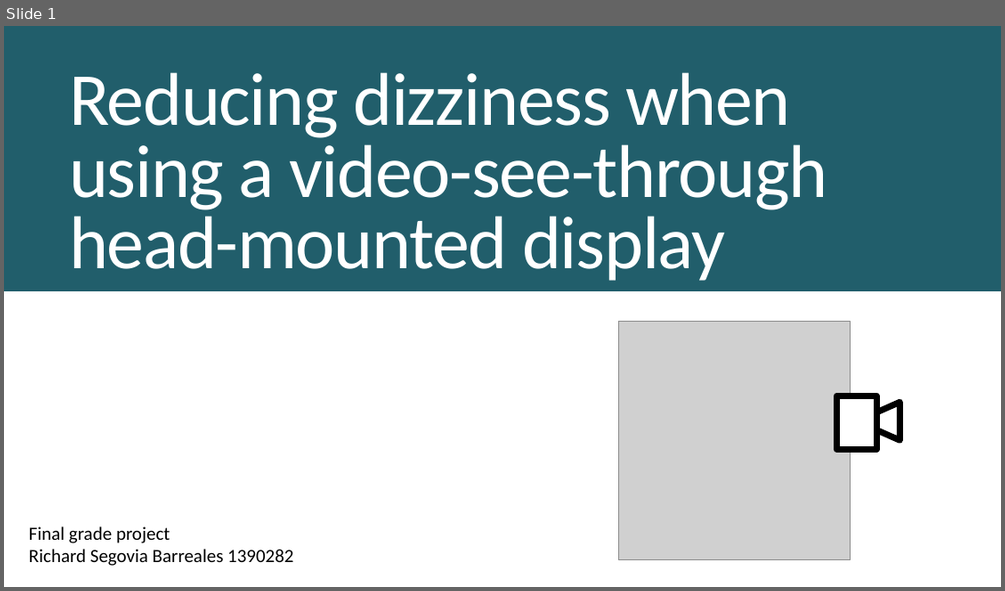
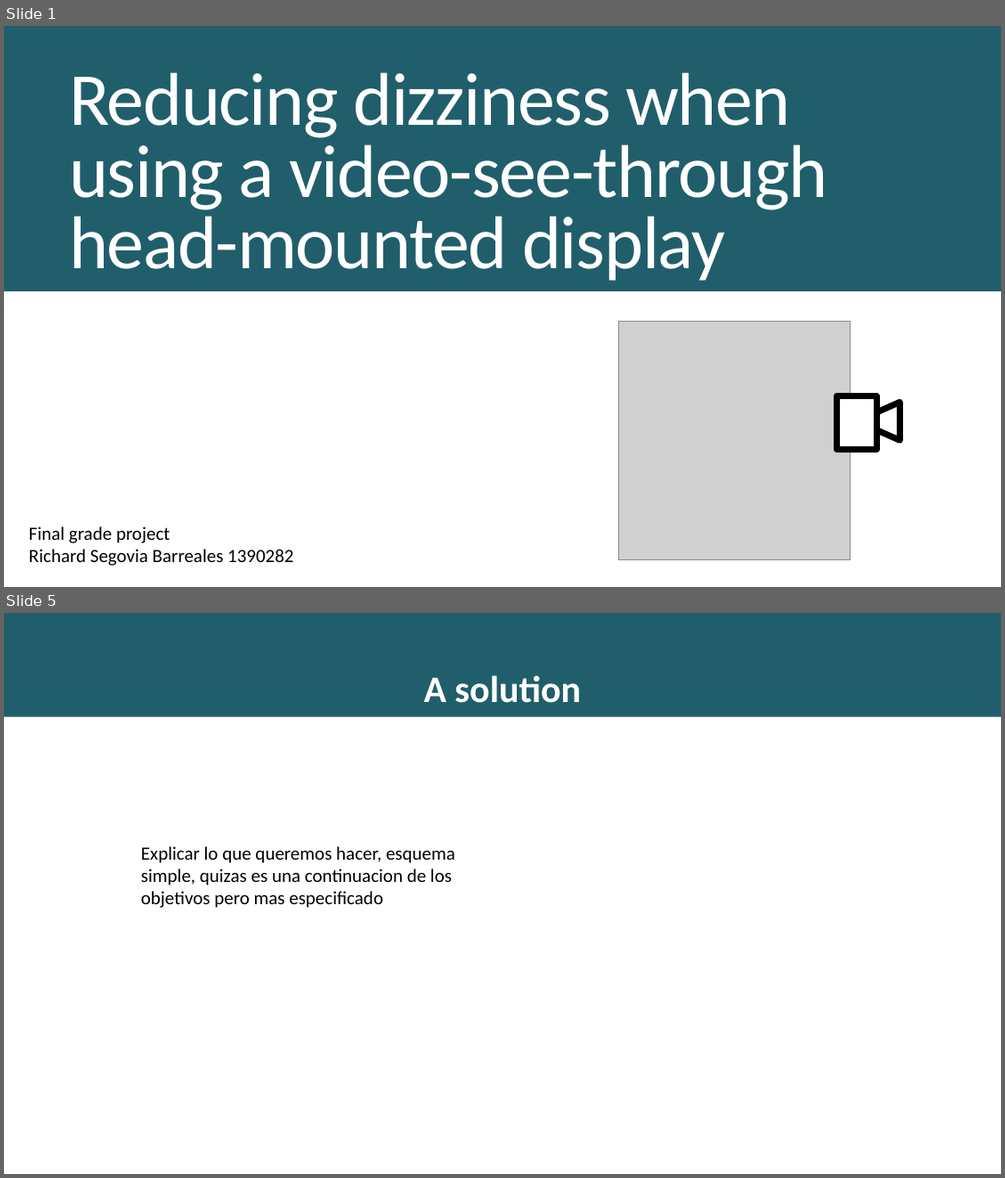
Before and after one commit to richardseba/TFG-Docs, a slide deck: Entregables/Presentacion.pptx. Shown one above the other, each under a label of ours: slide 1 before the commit, slides 1 and 5 after it; the slides between them are not shown. The pictures are 1005x591 and 1005x1178 pixels, drawn with LibreOffice and Linux fonts; fonts in the diff are those of the drawing; grey boxes stand for pictures. Boxes give left, top, right and bottom in pixels: in the first picture for what was removed or moved away, otherwise in the second. Text is boxed around its words. In the diff, an @@ line names an element or a change of style, - is before the commit and + after.

```diff
--- a/Entregables/Presentacion.pptx
+++ b/Entregables/Presentacion.pptx
@@ slide 5 added at box(4, 613, 1001, 1174), background #215E6B @@
@@ subtitle added at box(424, 675, 581, 703), 36 pt, text #FFFFFF, bold @@
+A solution
@@ rectangle added at box(4, 717, 1001, 1174), fill #FFFFFF @@
@@ text added at box(141, 846, 455, 908), 18 pt, text #000000 @@
+Explicar lo que queremos hacer, esquema simple, quizas es una continuacion de los objetivos pero mas especificado
```
Also in this commit, not shown: 8 slides changed, 11 other slides added, 3 slides removed, 9 other files.
